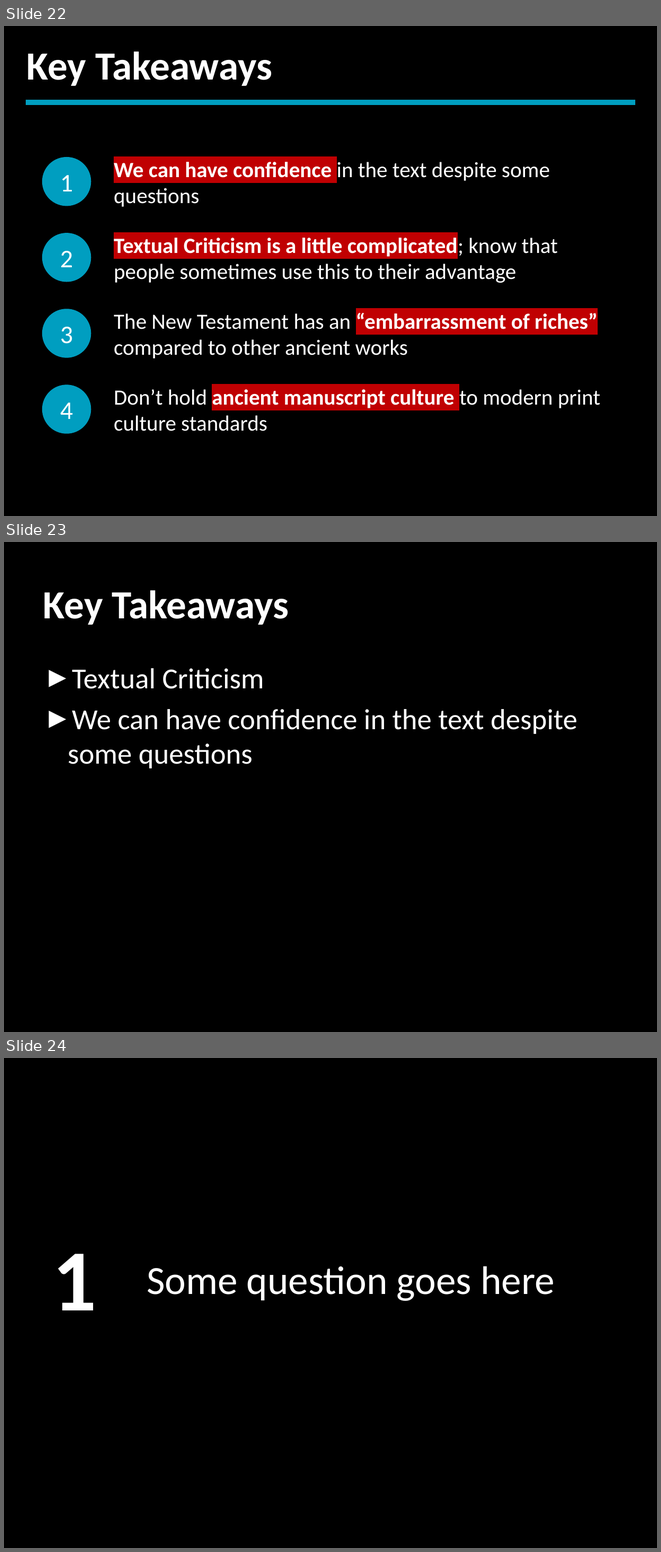
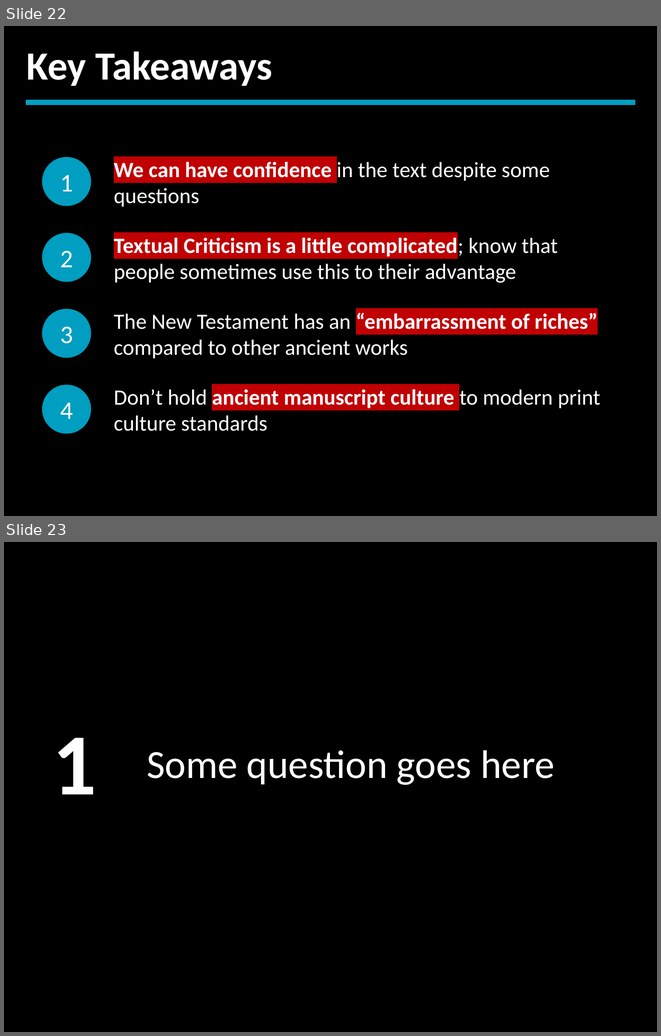
Before and after one commit to LukeMurphey/Ai1L, a slide deck: companion-website/public/files/Template.pptx. Shown one above the other, each under a label of ours: slides 22, 23 and 24 before the commit, slides 22 and 23 after it. The pictures are 661x1552 and 661x1036 pixels, drawn with LibreOffice and Linux fonts; fonts in the diff are those of the drawing. Boxes give left, top, right and bottom in pixels: in the first picture for what was removed or moved away, otherwise in the second. Text is boxed around its words. In the diff, an @@ line names an element or a change of style, - is before the commit and + after.

Commit message:
Updating the slides

```diff
--- a/companion-website/public/files/Template.pptx
+++ b/companion-website/public/files/Template.pptx
@@ slide 23 removed at (4, 542, 657, 1032), background #000000 @@
@@ title removed at (43, 590, 289, 625) @@
-Key Takeaways
@@ text removed at (68, 668, 577, 768) @@
-► Textual Criticism
-► We can have confidence in the text despite some questions
@@ what was slide 24 is now slide 23 @@
```
